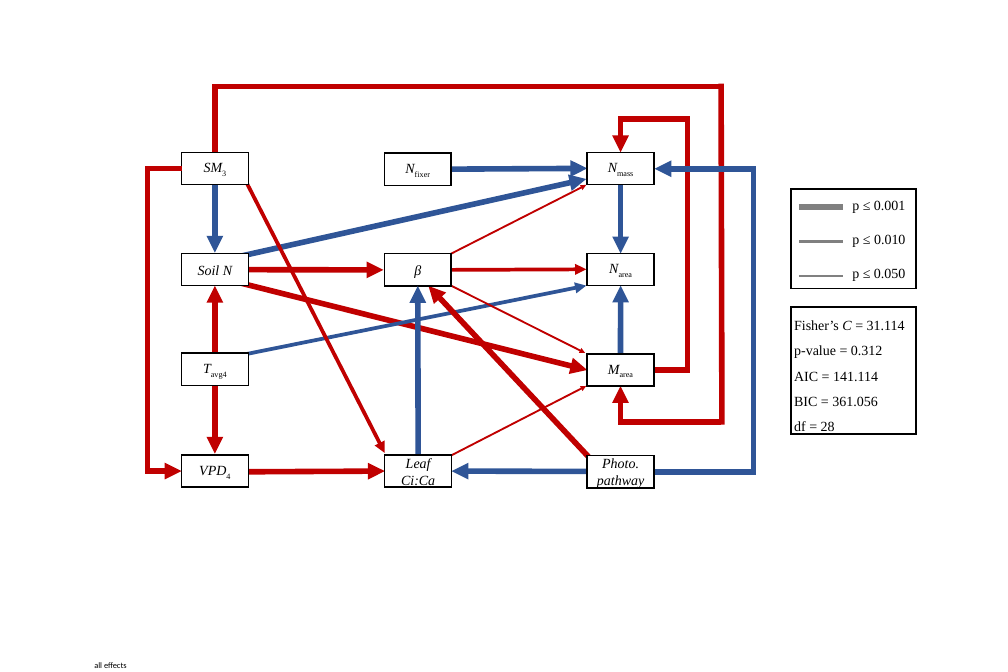
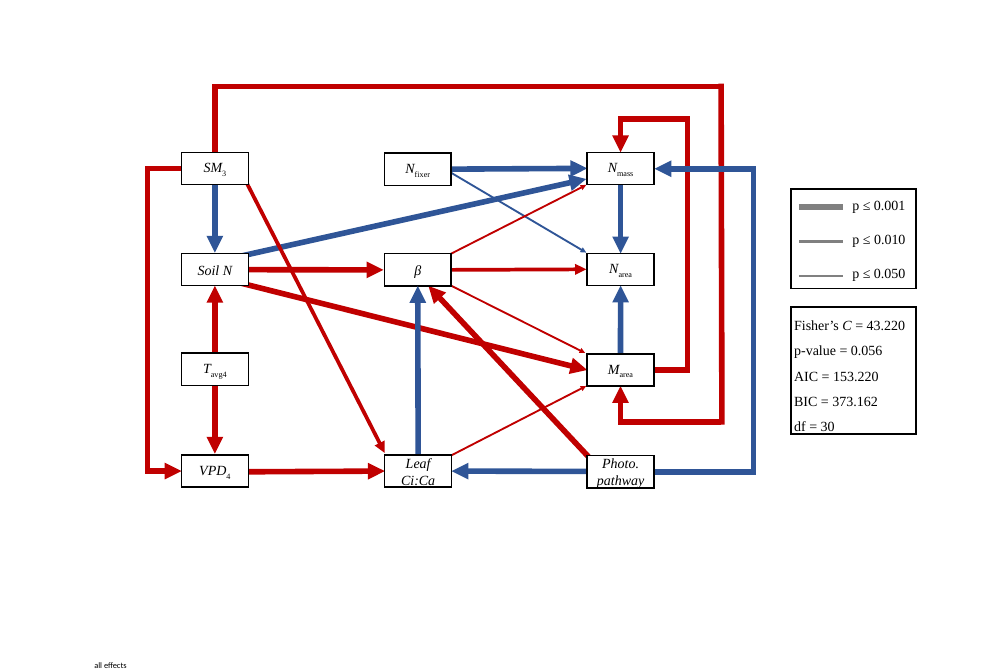
Before and after one commit to eaperkowski/TX_ecolab_leafNitrogen, a slide deck: slide 2 of working_drafts/figs/TXeco_SEM_ppt_fig.pptx. Drawn at 1008x672 pixels with LibreOffice and Linux fonts; fonts in the diff are those of the drawing. Boxes give left, top, right and bottom in pixels: in the first picture for what was removed or moved away, otherwise in the second. Text is boxed around its words. In the diff, an @@ line names an element or a change of style, - is before the commit and + after.

```diff
--- a/working_drafts/figs/TXeco_SEM_ppt_fig.pptx
+++ b/working_drafts/figs/TXeco_SEM_ppt_fig.pptx
@@ arrow added from (418, 153) to (586, 253), #2F5597 4 pt @@
@@ arrow removed from (243, 355) to (586, 286) @@
@@ text in rectangle at [794, 320, 905, 434]: text changed @@
-Fisher’s C = 31.114
-p-value = 0.312
-AIC = 141.114
-BIC = 361.056
-df = 28
+Fisher’s C = 43.220
+p-value = 0.056
+AIC = 153.220
+BIC = 373.162
+df = 30
```
Also in this commit, not shown: 4 other files.
